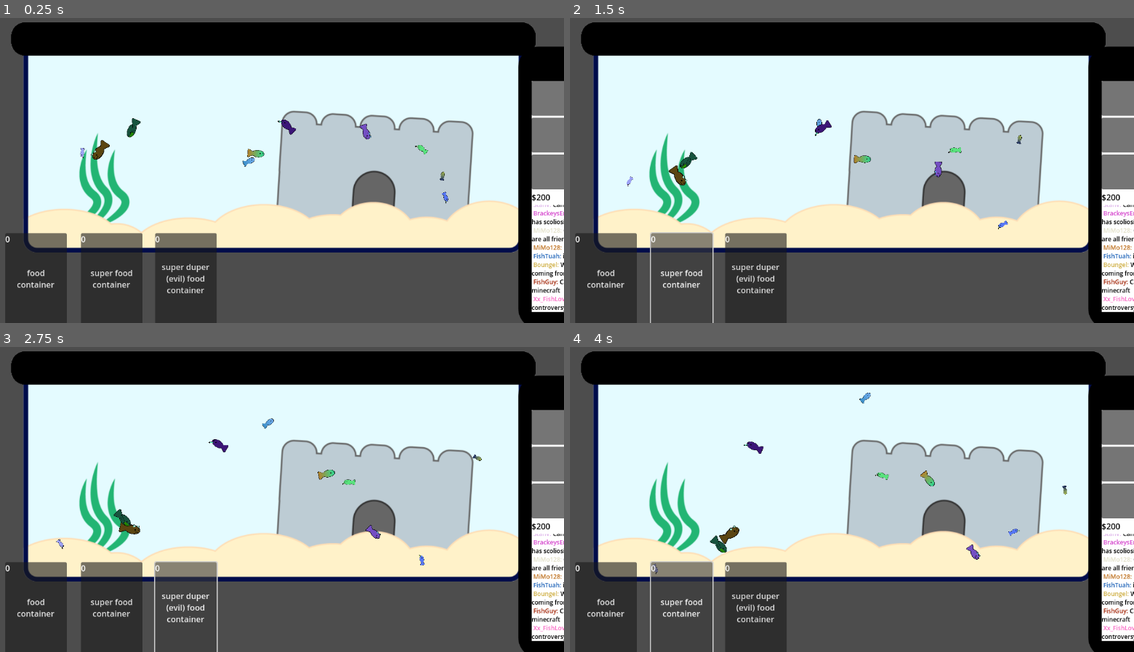
Above: before the commit, frames 1-4 (two rows, left to right).
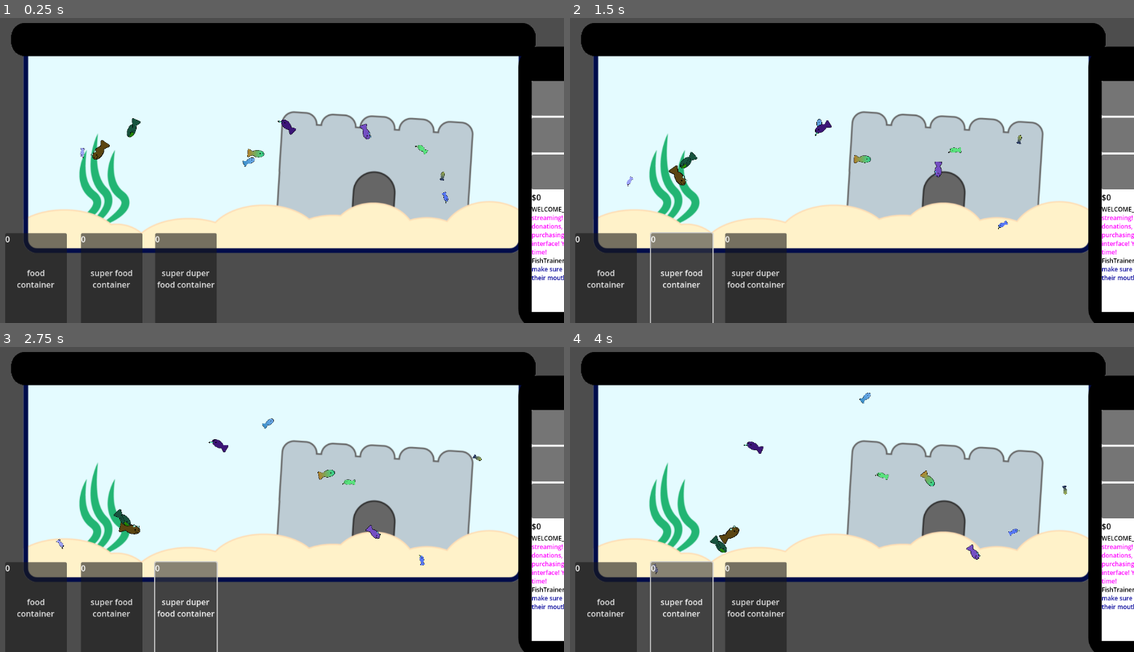
Above: after the commit, the same moments.

Repository: BaliDoggo/brackeys2025
Game: Godot game, scene res://scenes/main.tscn
Same seed, same stepped clock (60 frames per second), same inputs: the game is played once before the commit and once after it. The engine's default icon, where the game draws it, is replaced by a stand-in: a white triangle on a blue panel in a dark square.
Inputs:
- Up to frame 1 (0.25 s): no input
- Up to frame 2 (1.5 s): click "food container" at 0.5 s; click "super food container" at 1.25 s
- Up to frame 3 (2.75 s): click "super duper (evil) food conta…" (after the commit: "super duper food container") at 2 s
- Up to frame 4 (4 s): click "food container" at 2.75 s; click "super food container" at 3.5 s

The runs differ from the first frame. In frame 1, 3.3% of the frame differs, in the area x 1-100%, y 1-97%; in frame 2, 3.3%; in frame 3, 3.3%; in frame 4, 3.3%.

Commit message:
forgot to push all day theres a lot

Diff:
--- /dev/null
+++ b/meat.tscn
@@ -0,0 +1,13 @@
+[gd_scene load_steps=3 format=3 uid="uid://dbechalgqjo2f"]
+
+[ext_resource type="Texture2D" uid="uid://bcb3t4gtlfewm" path="res://assets/Sprite-0001.png" id="1_ojyev"]
+
+[sub_resource type="ParticleProcessMaterial" id="ParticleProcessMaterial_fo1vw"]
+particle_flag_disable_z = true
+gravity = Vector3(0, 98, 0)
+
+[node name="CPUParticles2D" type="GPUParticles2D"]
+amount = 3
+process_material = SubResource("ParticleProcessMaterial_fo1vw")
+texture = ExtResource("1_ojyev")
+explosiveness = 1.0
--- a/scenes/fish.tscn
+++ b/scenes/fish.tscn
@@ -23,7 +23,7 @@
 one_shot = true
 
 [node name="Timer2" type="Timer" parent="."]
-wait_time = 2.0
+wait_time = 3.0
 one_shot = true
 
 [node name="Area" type="Area2D" parent="."]
--- a/scenes/fish_tank.tscn
+++ b/scenes/fish_tank.tscn
@@ -1,14 +1,17 @@
-[gd_scene load_steps=3 format=3 uid="uid://dskncaiswpqr0"]
+[gd_scene load_steps=4 format=3 uid="uid://dskncaiswpqr0"]
 
 [ext_resource type="Script" path="res://scripts/fish_tank.gd" id="1_07u7y"]
 [ext_resource type="Texture2D" uid="uid://bp6y7ha1i3jb5" path="res://assets/fishtank.png" id="2_lgcy3"]
+
+[sub_resource type="OccluderPolygon2D" id="OccluderPolygon2D_dwmhv"]
+polygon = PackedVector2Array(-975, 0, 0, 0, 0, 136, -975, 136)
 
 [node name="Fish Tank" type="Node2D"]
 z_index = -2
 script = ExtResource("1_07u7y")
 
 [node name="Pngimg_com-AquariumPng24" type="Sprite2D" parent="."]
-position = Vector2(576, 280)
+position = Vector2(576, 281)
 scale = Vector2(1.1384, 1.1384)
 texture = ExtResource("2_lgcy3")
 
@@ -26,3 +29,21 @@
 offset_bottom = 598.0
 
 [node name="Fish" type="Node2D" parent="."]
+
+[node name="StaticBody2D" type="LightOccluder2D" parent="."]
+position = Vector2(1065, 502)
+occluder = SubResource("OccluderPolygon2D_dwmhv")
+
+[node name="StaticBody2D4" type="LightOccluder2D" parent="."]
+position = Vector2(1065, -25)
+occluder = SubResource("OccluderPolygon2D_dwmhv")
+
+[node name="StaticBody2D2" type="LightOccluder2D" parent="."]
+position = Vector2(90, 1036)
+rotation = 1.5708
+occluder = SubResource("OccluderPolygon2D_dwmhv")
+
+[node name="StaticBody2D3" type="LightOccluder2D" parent="."]
+position = Vector2(1065, 102)
+rotation = -1.5708
+occluder = SubResource("OccluderPolygon2D_dwmhv")
--- a/scenes/food.tscn
+++ b/scenes/food.tscn
@@ -39,8 +39,7 @@
 offset_right = 464.0
 offset_bottom = 650.0
 text = "super duper
-(evil) food
-container"
+food container"
 
 [node name="Label" type="Label" parent="Button3"]
 layout_mode = 0
--- a/scenes/main.tscn
+++ b/scenes/main.tscn
@@ -7,6 +7,9 @@
 [node name="Main" type="Node2D"]
 script = ExtResource("1_blnoa")
 
+[node name="Camera2D" type="Camera2D" parent="."]
+position = Vector2(576, 324)
+
 [node name="Piano" type="AudioStreamPlayer2D" parent="."]
 stream = ExtResource("2_p647c")
 volume_db = 10.0
--- /dev/null
+++ b/scenes/meatsplosion.tscn
@@ -0,0 +1,74 @@
+[gd_scene load_steps=6 format=3 uid="uid://blqjldbfv4g4l"]
+
+[ext_resource type="Script" path="res://scripts/meatsplosion.gd" id="1_mn3bm"]
+[ext_resource type="PackedScene" uid="uid://dbechalgqjo2f" path="res://meat.tscn" id="2_4kdyy"]
+[ext_resource type="Texture2D" uid="uid://c84pmrrpjnx3l" path="res://assets/meat1-removebg-preview.png" id="3_7sciq"]
+
+[sub_resource type="ParticleProcessMaterial" id="ParticleProcessMaterial_dokh4"]
+particle_flag_align_y = true
+particle_flag_disable_z = true
+spread = 180.0
+initial_velocity_max = 1000.0
+gravity = Vector3(0, 0, 0)
+scale_min = 0.05
+scale_max = 0.1
+collision_mode = 1
+collision_friction = 0.5
+collision_bounce = 0.5
+collision_use_scale = true
+
+[sub_resource type="ParticleProcessMaterial" id="ParticleProcessMaterial_d3jgl"]
+particle_flag_align_y = true
+particle_flag_disable_z = true
+spread = 180.0
+initial_velocity_max = 1000.0
+gravity = Vector3(0, 40, 0)
+scale_min = 0.5
+scale_max = 2.0
+scale_over_velocity_min = 1.0
+scale_over_velocity_max = 10.0
+hue_variation_min = -0.1
+hue_variation_max = 0.1
+collision_mode = 1
+collision_friction = 0.5
+collision_bounce = 0.5
+collision_use_scale = true
+
+[node name="Meatsplosion" type="Node2D"]
+script = ExtResource("1_mn3bm")
+
+[node name="GPUParticles2D2" parent="." instance=ExtResource("2_4kdyy")]
+emitting = false
+amount = 1
+process_material = SubResource("ParticleProcessMaterial_dokh4")
+texture = ExtResource("3_7sciq")
+lifetime = 1000.0
+one_shot = true
+trail_lifetime = 0.1
+
+[node name="GPUParticles2D3" parent="." instance=ExtResource("2_4kdyy")]
+emitting = false
+amount = 1
+process_material = SubResource("ParticleProcessMaterial_dokh4")
+texture = ExtResource("3_7sciq")
+lifetime = 1000.0
+one_shot = true
+trail_lifetime = 0.1
+
+[node name="GPUParticles2D4" parent="." instance=ExtResource("2_4kdyy")]
+emitting = false
+amount = 1
+process_material = SubResource("ParticleProcessMaterial_dokh4")
+texture = ExtResource("3_7sciq")
+lifetime = 1000.0
+one_shot = true
+trail_lifetime = 0.1
+
+[node name="GPUParticles2D" parent="." instance=ExtResource("2_4kdyy")]
+modulate = Color(0.380392, 0, 0, 0.196078)
+emitting = false
+amount = 100
+process_material = SubResource("ParticleProcessMaterial_d3jgl")
+lifetime = 15.0
+one_shot = true
+trail_lifetime = 0.1
--- a/scenes/pellet.tscn
+++ b/scenes/pellet.tscn
@@ -17,4 +17,10 @@
 [node name="CollisionShape2D" type="CollisionShape2D" parent="Area2D"]
 shape = SubResource("RectangleShape2D_t3ri3")
 
+[node name="Label" type="Label" parent="."]
+visible = false
+offset_right = 40.0
+offset_bottom = 23.0
+text = "Drop me into the tank from the top!"
+
 [connection signal="area_entered" from="Area2D" to="." method="_on_area_2d_area_entered"]
--- a/scenes/phone.tscn
+++ b/scenes/phone.tscn
@@ -2,7 +2,7 @@
 
 [ext_resource type="Script" path="res://scripts/phone.gd" id="1_66gw3"]
 [ext_resource type="Texture2D" uid="uid://ccsvsbnj2q2tr" path="res://assets/cell-phone.svg" id="1_m0dvu"]
-[ext_resource type="Script" path="res://scenes/tooltip.gd" id="3_1etf2"]
+[ext_resource type="Script" path="res://scripts/tooltip.gd" id="3_1etf2"]
 
 [sub_resource type="LabelSettings" id="LabelSettings_vpnty"]
 font_size = 8
--- a/scripts/fish.gd
+++ b/scripts/fish.gd
@@ -4,6 +4,7 @@
 var facing_dir = 0
 var bounds : Vector4
 var move_speed = 1
+signal explode
 signal earn_money
 @onready var timer: Timer = $Timer
 
@@ -62,3 +63,4 @@
 
 func kill():
 	queue_free()
+	explode.emit(position, scale.x)
--- a/scripts/fish_tank.gd
+++ b/scripts/fish_tank.gd
@@ -28,6 +28,7 @@
 
 	newFish.facing_dir = facing
 
+	newFish.connect("explode", explode)
 	newFish.connect("earn_money", earn_money)
 	$Fish.call_deferred("add_child",newFish)
 
@@ -56,6 +57,7 @@
 	newFish.facing_dir = randi_range(-180,180)
 
 	newFish.connect("earn_money", earn_money)
+	newFish.connect("explode", explode)
 	$Fish.call_deferred("add_child",newFish)
 
 func earn_money(amount):
@@ -91,3 +93,9 @@
 					spawn_fish(primary, secondary, temp ,Vector2(randsize,randsize),fish.position + Vector2(0,30),fish.facing_dir)
 			return
 	print('no fish with area found, likely interacted with another pellet')
+
+func explode(pos, size):
+	var newParticles = preload("res://scenes/meatsplosion.tscn").instantiate()
+	newParticles.scale = Vector2(size,size) * 3
+	newParticles.position = pos
+	add_child(newParticles)
--- a/scripts/food.gd
+++ b/scripts/food.gd
@@ -1,11 +1,12 @@
 extends Node2D
 signal food_eaten_signal
 @onready var food = preload("res://scenes/pellet.tscn")
+var tut = true
 
 func _on_button_pressed() -> void:
 	if get_child_count() < 4:
-		new_food(1, int($Button2/Label.text))
-		$Button3/Label.text = '0'
+		new_food(1, int($Button/Label.text))
+		$Button/Label.text = '0'
 
 func _on_button_2_pressed() -> void:
 	if get_child_count() < 4:
@@ -32,6 +33,9 @@
 	newFood.amount = amnt
 	newFood.connect('eaten',food_eaten)
 	add_child(newFood)
+	if tut == true:
+		newFood.tutorial()
+		tut = false
 
 func food_eaten(fish,type):
 	food_eaten_signal.emit(fish,type)
--- a/scripts/main.gd
+++ b/scripts/main.gd
@@ -7,6 +7,7 @@
 var strength = 0
 # Called when the node enters the scene tree for the first time.
 func _ready() -> void:
+	add_child(Label.new())
 	fish_tank.connect("update_label_signal", phone.update_label)
 	fish_tank.connect("murder_fish", murder_fish)
 	phone.connect("button_pressed",food.food_purchased)
@@ -22,18 +23,18 @@
 	phone.begin_panic()
 	$Metal.play()
 
-func jumpscare():
+func jumpscare(pos):
 	var scary = Sprite2D.new()
 	scary.texture = preload("res://assets/image-removebg-preview (2).png")
-	scary.position = Vector2(576, 324)
+	scary.position = pos
 	scary.scale = Vector2(0.5,0.5)
 	scary.z_index = 10
 	var tween = create_tween()
-	tween.tween_property(scary,"scale",Vector2(100,100),1)
+	tween.tween_property(scary,"scale",Vector2(10,10),0.1)
 	add_child(scary)
 	var tweenTimer = Timer.new()
 	add_child(tweenTimer)
-	tweenTimer.wait_time = 0.1
+	tweenTimer.wait_time = 0.3
 	tweenTimer.start()
 	tweenTimer.connect('timeout',credits)
 
@@ -46,9 +47,10 @@
 	return Vector2(randf_range(-strength,strength),randf_range(-strength,strength))
 
 func screenshake():
-	strength = randi_range(20,40)
+	strength = randi_range(15,30)
 
 func _process(_delta):
 	if strength > 0:
 		strength -= 1
-	position = randOffset()
+	if has_node('Camera2D'):
+		$Camera2D.position = randOffset() + Vector2(576, 324)
--- /dev/null
+++ b/scripts/meatsplosion.gd
@@ -0,0 +1,13 @@
+extends Node2D
+
+
+# Called when the node enters the scene tree for the first time.
+func _ready() -> void:
+	$GPUParticles2D.amount = scale.x * 1000
+	$GPUParticles2D.emitting = true
+	$GPUParticles2D2.texture = [preload("res://assets/meat2-removebg-preview.png"), preload("res://assets/meat1-removebg-preview.png"), preload("res://assets/meat3bg-removebg-preview.png")].pick_random()
+	$GPUParticles2D3.texture = [preload("res://assets/meat2-removebg-preview.png"), preload("res://assets/meat1-removebg-preview.png"), preload("res://assets/meat3bg-removebg-preview.png")].pick_random()
+	$GPUParticles2D4.texture = [preload("res://assets/meat2-removebg-preview.png"), preload("res://assets/meat1-removebg-preview.png"), preload("res://assets/meat3bg-removebg-preview.png")].pick_random()
+	$GPUParticles2D2.emitting = true
+	$GPUParticles2D3.emitting = true
+	$GPUParticles2D4.emitting = true
--- a/scripts/murder_fish.gd
+++ b/scripts/murder_fish.gd
@@ -5,6 +5,7 @@
 
 # Called every frame. 'delta' is the elapsed time since the previous frame.
 func _init() -> void:
+	$Timer2.connect('timeout', jumpscare)
 	connect('screenshake', get_parent().get_parent().get_parent().screenshake)
 	$Primary.queue_free()
 	$Secondary.queue_free()
@@ -21,12 +22,14 @@
 	target_fish()
 	if not target:
 		if $Timer2.is_stopped():
-			$Timer2.connect('timeout', jumpscare)
 			$Timer2.start()
+		return
+	if target.position.y > 600:
+		target.queue_free()
 		return
 	var rot = vector_to_angle(target.position - position)
 	rotation = lerp_angle(rotation,rot,0.5)
-	position += angle_to_vector(rot) * 1.5
+	position += angle_to_vector(rot) * 5
 	if dist(position, target.position) < 20:
 		target.kill()
 		screenshake.emit()
@@ -50,12 +53,12 @@
 	var mindist = INF
 	var minfish
 	for fish in get_parent().get_children():
-		var dist = dist(fish.position, position)
+		var distance = dist(fish.position, position)
 		if fish == self or fish.is_queued_for_deletion():
 			continue
 
-		if dist < mindist:
-			mindist = dist
+		if distance < mindist:
+			mindist = distance
 			minfish = fish
 	target = minfish
 
@@ -64,4 +67,4 @@
 
 func jumpscare():
 	connect('scare',get_parent().get_parent().get_parent().jumpscare)
-	scare.emit()
+	scare.emit(position)
--- a/scripts/pellet.gd
+++ b/scripts/pellet.gd
@@ -7,8 +7,9 @@
 # Called when the node enters the scene tree for the first time.
 func _ready() -> void:
 	if amount <= 0:
-		modulate = Color.SADDLE_BROWN
 		queue_free()
+	if type == 1:
+		$Sprite2D.modulate = Color.SADDLE_BROWN
 	if type == 2:
 		modulate = Color.DARK_RED
 	if type == 3:
@@ -22,7 +23,7 @@
 	if held:
 		position = get_global_mouse_position()
 
-		if Input.is_action_just_released("click") and position.y < 118:
+		if Input.is_action_just_released("click") and position.y < 118 and position.x > 90 and position.x < 1062:
 			held = false
 			get_parent().new_food(type,amount - 1)
 
@@ -35,6 +36,7 @@
 					add_child(newShine)
 
 	else:
+		$Label.hide()
 		position.y += speed
 		if position.y > 300:
 			var opacity = (500 - position.y) if type != 3 else 999.0
@@ -57,3 +59,6 @@
 	if not held:
 		eaten.emit(area,type)
 		queue_free()
+
+func tutorial():
+	$Label.show()
--- a/scripts/phone.gd
+++ b/scripts/phone.gd
@@ -11,8 +11,8 @@
 
 func _ready() -> void:
 	update_label(0)
-	for i in range(200):
-		update_label(1)
+	$Control/BoxContainer/VBoxContainer/RichTextLabel.append_text("WELCOME_BOT: [color=#ff00ff]Thanks for streaming! Fans will give you donations, which you can use for purchasing food with our handy interface! You'll be famous in no time![/color]")
+	$Control/BoxContainer/VBoxContainer/RichTextLabel.append_text("\nFishTrainer: [color=#000099]Fish are pretty dumb, make sure you drop the food into their mouths, or they'll miss it![/color]")
 
 func _on_area_2d_mouse_entered() -> void:
 	if tween:
@@ -110,3 +110,7 @@
 	if message != "":
 		return message
 	return get_message()
+
+func _input(_event: InputEvent) -> void:
+	if Input.is_action_just_pressed("a"):
+		update_label(2000)
Not shown, changed: assets/FISCH CHAT USERNAMES.txt
Not shown, changed: assets/FISCH CHAT.txt
Binary file added: assets/meat1-removebg-preview.png
Not shown, added: assets/meat1-removebg-preview.png.import
Binary file added: assets/meat2-removebg-preview.png
Not shown, added: assets/meat2-removebg-preview.png.import
Binary file added: assets/meat3bg-removebg-preview.png
Not shown, added: assets/meat3bg-removebg-preview.png.import
Not shown, changed: export_presets.cfg
Renamed: scenes/tooltip.gd -> scripts/tooltip.gd
Not shown, added: export (10).zip
Not shown, added: export (11).zip
(and 14 more such lines)
